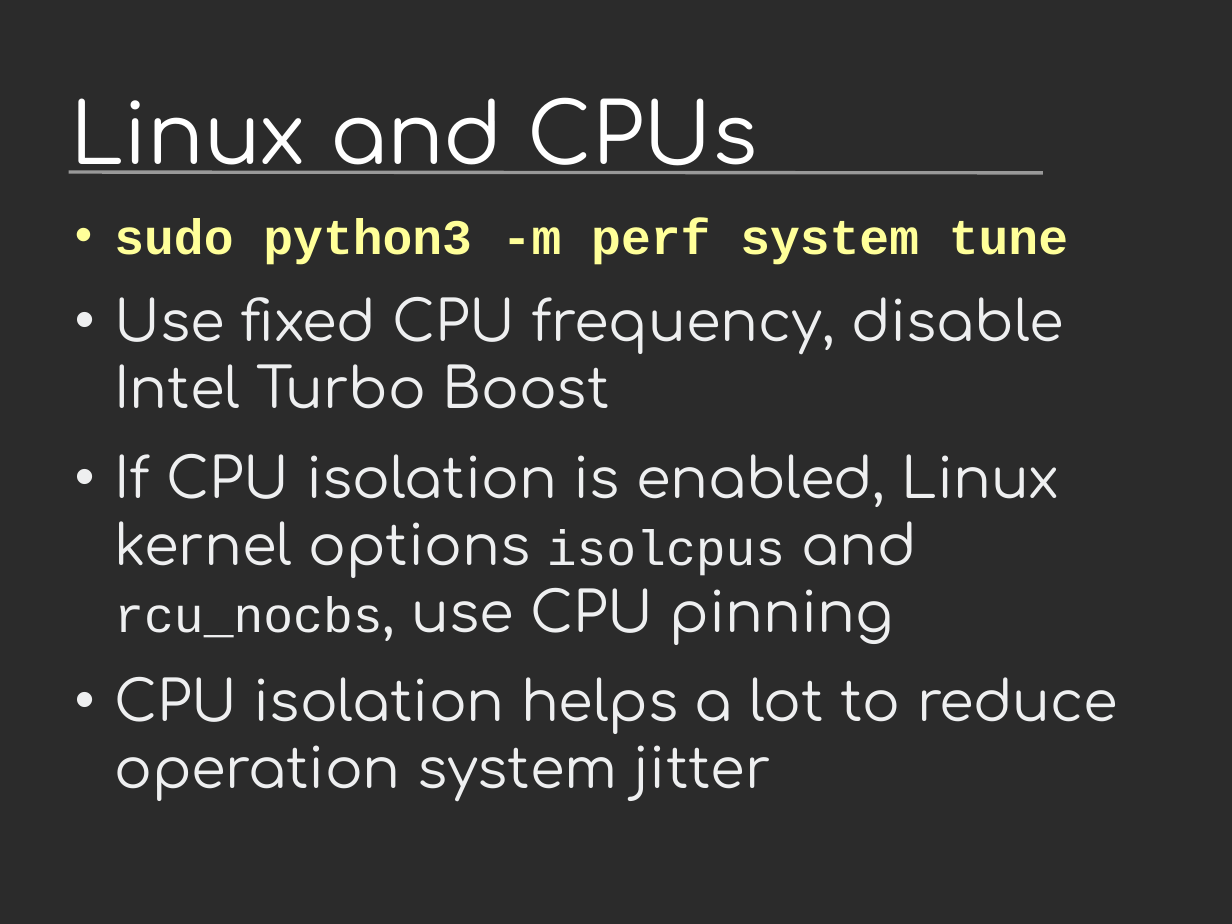
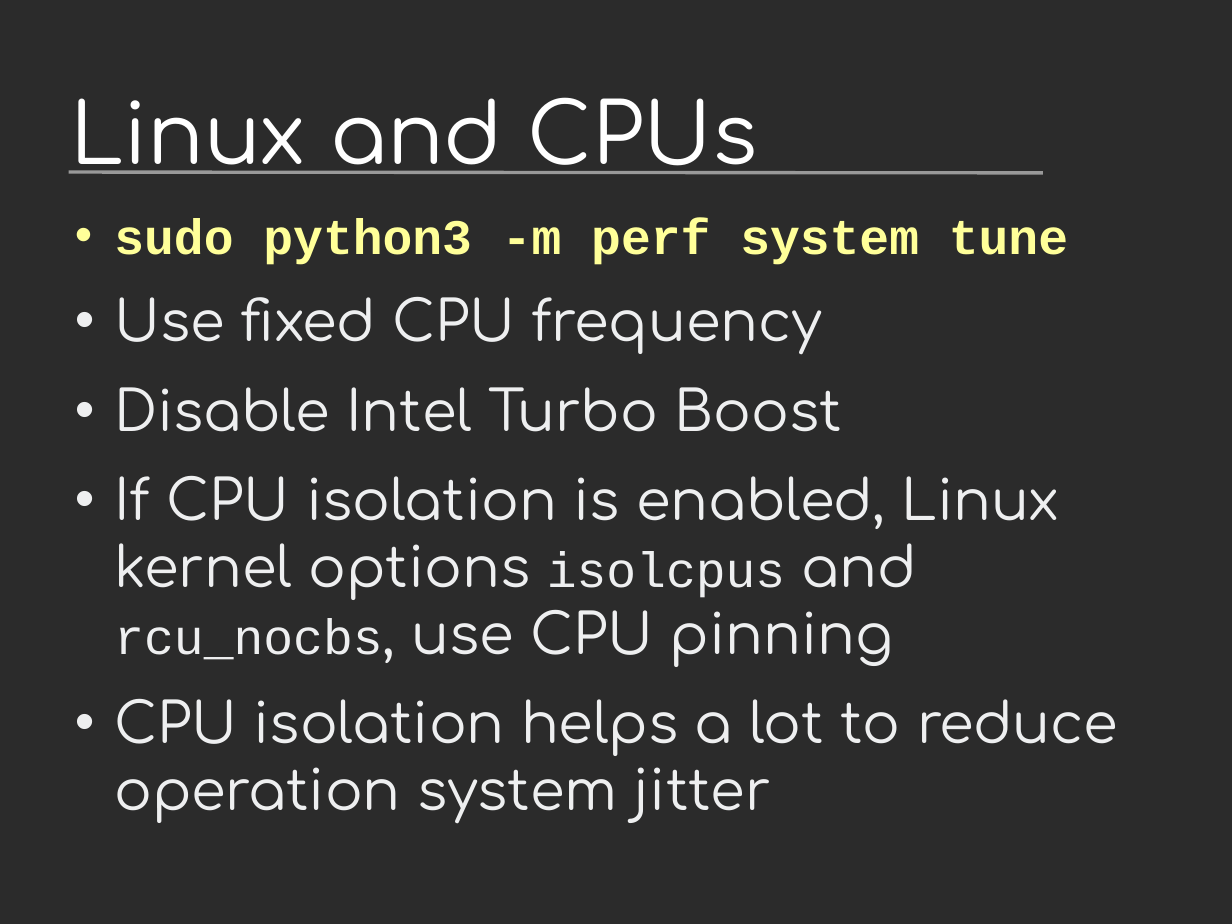
Before and after one commit to vstinner/talks, a slide deck: slide 7 of 2017-PyconUS/python36_opt.odp (slide 8 before the commit). Drawn at 1232x924 pixels with LibreOffice and Linux fonts; fonts in the diff are those of the drawing; background and template pictures are left out; a plain dark background stands for a picture behind light text. Boxes give left, top, right and bottom in pixels: in the first picture for what was removed or moved away, otherwise in the second. Text is boxed around its words. In the diff, an @@ line names an element or a change of style, - is before the commit and + after.

```diff
--- a/2017-PyconUS/python36_opt.odp
+++ b/2017-PyconUS/python36_opt.odp
@@ text at (114, 297, 842, 432): text changed @@
-• Use fixed CPU frequency, disable Intel Turbo Boost
+• Use fixed CPU frequency
+• Disable Intel Turbo Boost
```
Also in this commit, not shown: 4 other slides changed, 1 slide removed, 1 other file.
